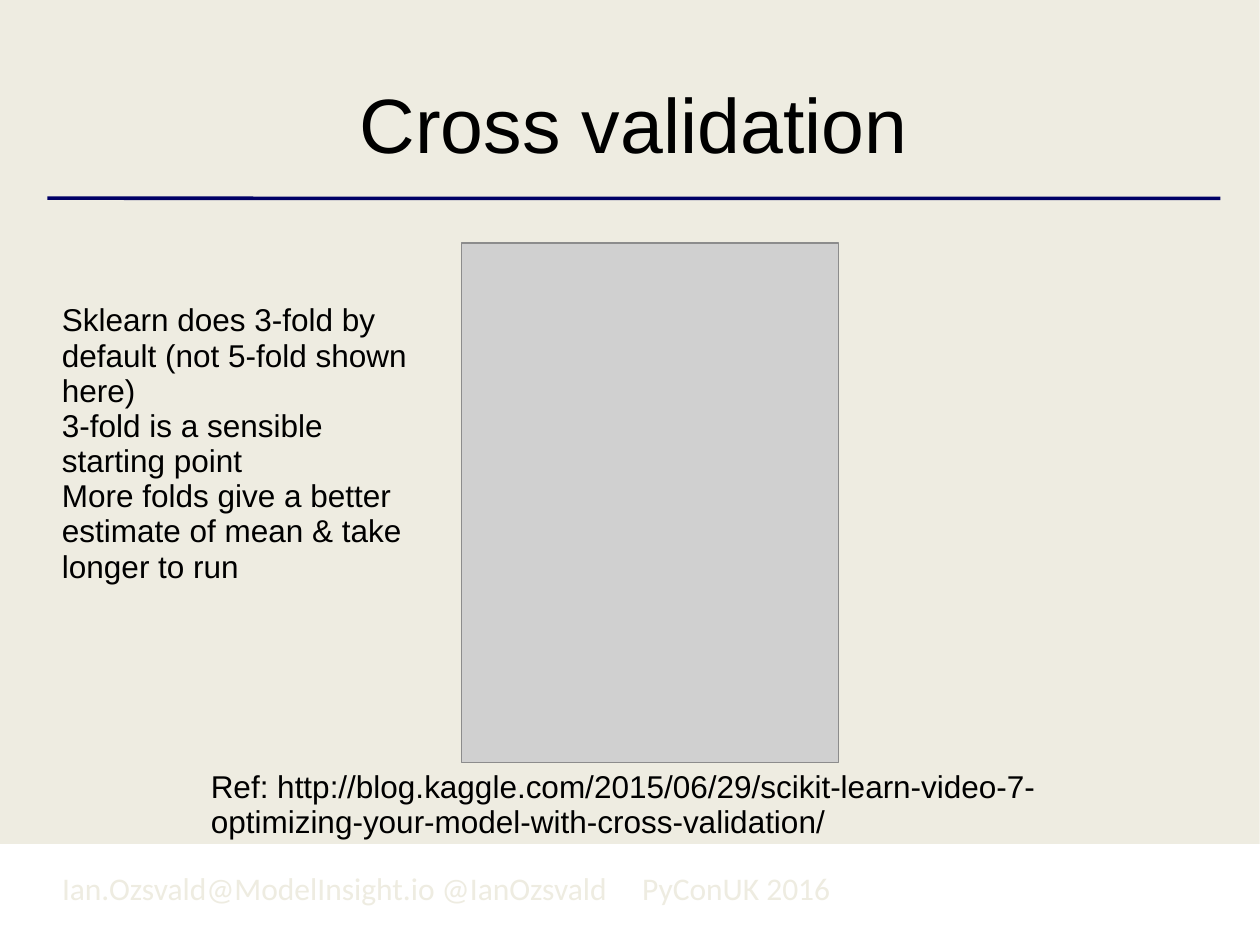
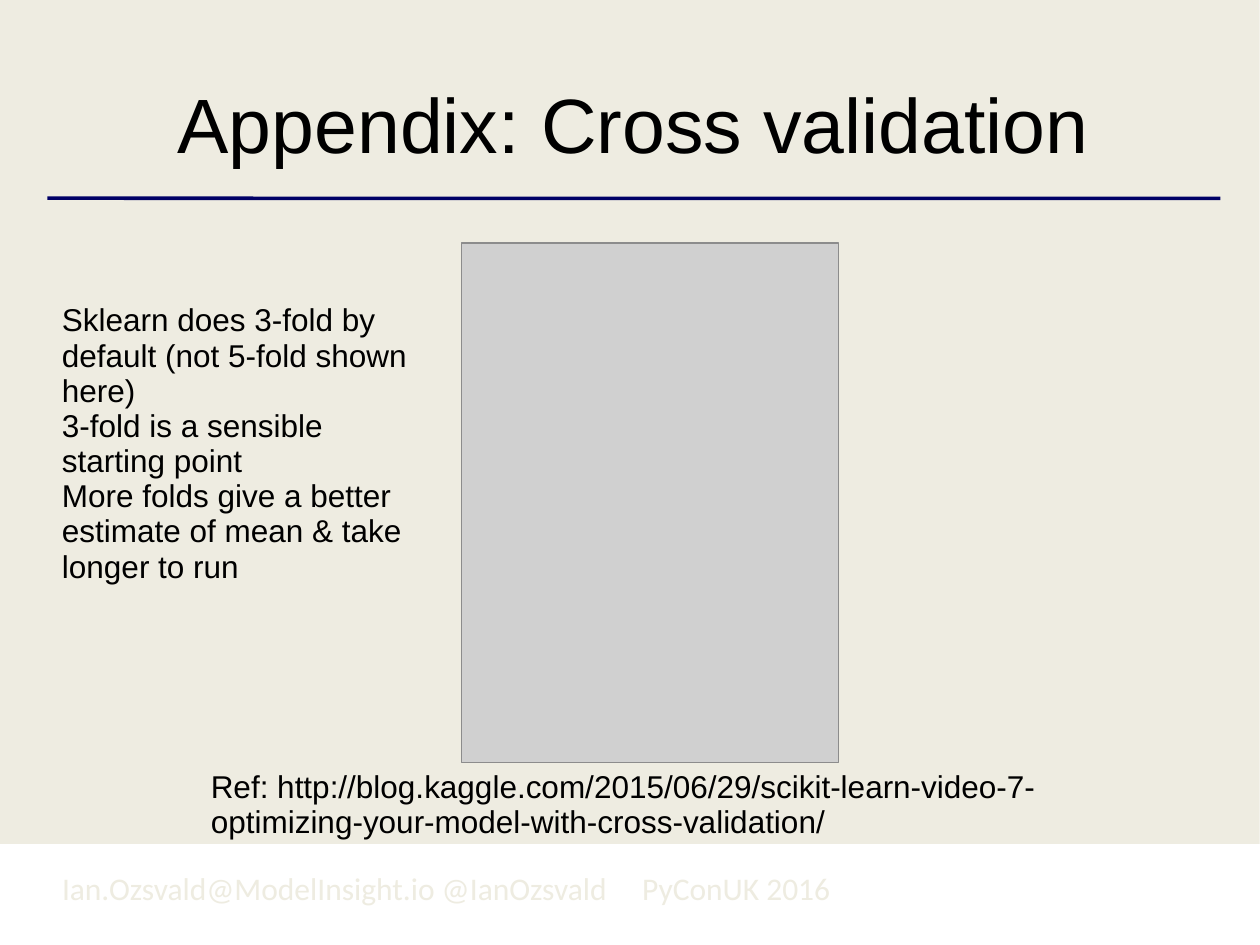
Before and after one commit to ianozsvald/pyconuk_using_sklearn_classification, a slide deck: slide 18 of PyConUK2016_ML_Ian.odp (slide 14 before the commit). Drawn at 1260x945 pixels with LibreOffice and Linux fonts; fonts in the diff are those of the drawing; grey boxes stand for pictures; background and template pictures are left out. Boxes give left, top, right and bottom in pixels: in the first picture for what was removed or moved away, otherwise in the second. Text is boxed around its words. In the diff, an @@ line names an element or a change of style, - is before the commit and + after.

```diff
--- a/PyConUK2016_ML_Ian.odp
+++ b/PyConUK2016_ML_Ian.odp
@@ title at box(178, 97, 1088, 168): text changed @@
-Cross validation
+Appendix: Cross validation
```
Also in this commit, not shown: 10 other slides changed, 1 slide added, 2 other files.
